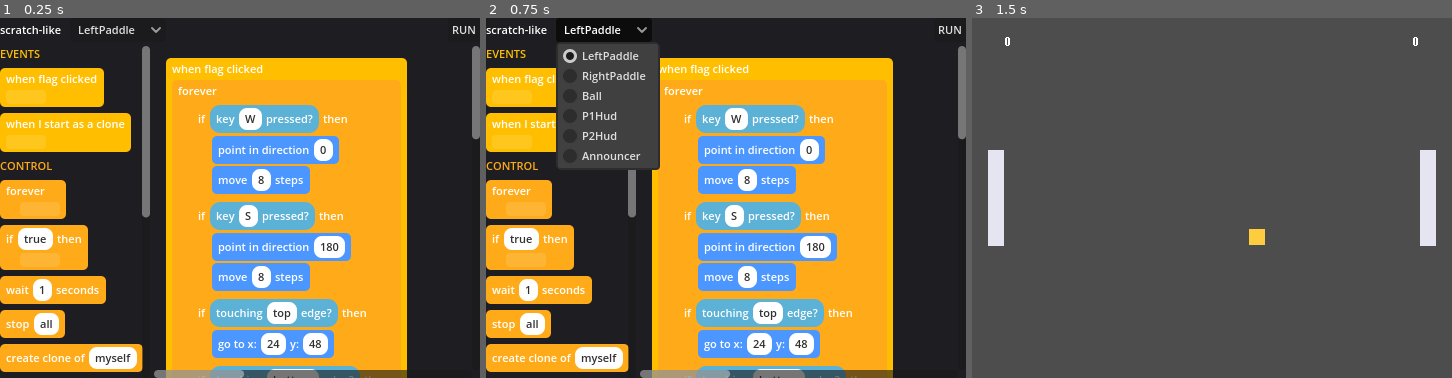
Above: before the commit, frames 1-3 (left to right).
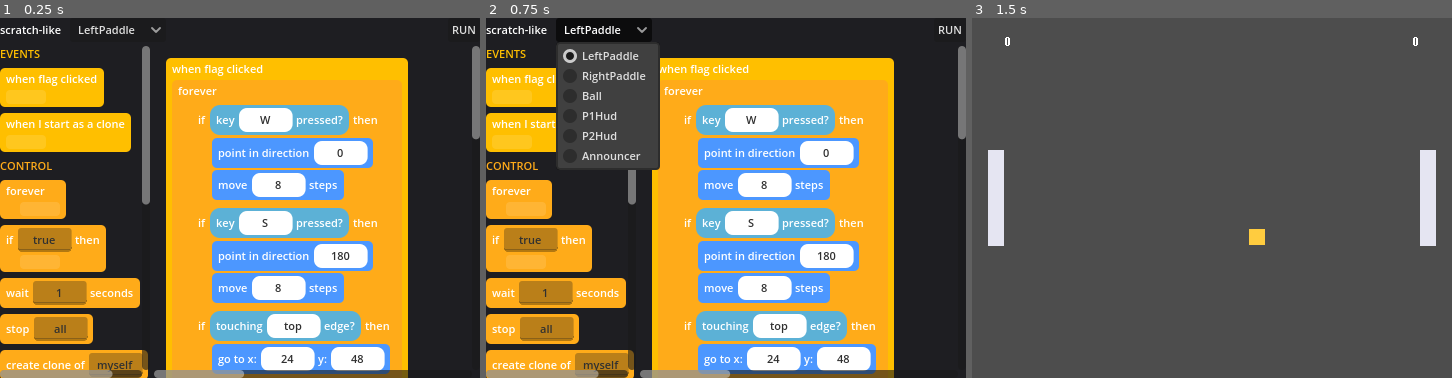
Above: after the commit, the same moments.

Repository: nedink/scratch-like
Game: Godot game, scene res://editor.tscn
Same seed, same stepped clock (60 frames per second), same inputs: the game is played once before the commit and once after it.
Inputs:
- Up to frame 1 (0.25 s): no input
- Up to frame 2 (0.75 s): click "LeftPaddle" at 0.5 s
- Up to frame 3 (1.5 s): click "RUN" at 1.25 s

The runs differ from the first frame. In frame 1, 23% of the frame differs, in the area x 0-85%, y 11-100%; in frame 2, 23%; in frame 3, nothing differs.

Commit message:
M12: edit a literal's value in place
Make each white literal field an editable text box, so inputs can be
changed (move {10} -> move {8}), not just which blocks are present. Small
because M9 made the block data canonical: editing a value is one more
mutation of the same arrays the runtime reads.

- block_view.gd: _literal_field becomes a LineEdit (was a static Label);
  build_input(inputs, key) stamps it with the live inputs dict + key so the
  canvas can write the typed value straight back. New coerce_literal() is
  type-directed (numeric slot keeps a number, bool maps true/false, else
  string) to match the interpreter — non-numeric text in a numeric slot
  stays a string, preserving the point_in_direction "bounce" sentinel.
- block_canvas.gd: _wire_literals connects each field's text_submitted/
  focus_exited to _commit_literal (coerce + write inputs[key] + normalize).
  _passthrough gained a keep_literals flag so fields stay MOUSE_FILTER_STOP
  (focusable) while blocks/ghost stay ignored. On press, _over_literal
  defers to the field; grabbing elsewhere calls gui_release_focus() to
  commit any active edit (also captures edits on RUN / sprite-switch).
- block_palette.gd: chip fields set editable=false (throwaway templates).

No new opcode, no data-model change; persistence (M10) and RUN carry the
edited inputs with no extra plumbing.

Co-Authored-By: Claude Opus 4.8 (1M context) <noreply@anthropic.com>

Diff:
--- a/scripts/block_canvas.gd
+++ b/scripts/block_canvas.gd
@@ -122,7 +122,8 @@
 		child.queue_free()
 	for stack in _stacks:
 		var ctrl := BlockView.build_stack(stack["blocks"])
-		_passthrough(ctrl)
+		_passthrough(ctrl, true)
+		_wire_literals(ctrl)
 		_layer.add_child(ctrl)
 		ctrl.position = stack["pos"]
 		ctrl.size = ctrl.get_combined_minimum_size()
@@ -130,11 +131,48 @@
 
 ## Make a rendered subtree transparent to mouse picking, so this canvas's _input sees
 ## presses over blocks (and the wheel still reaches the surrounding ScrollContainer).
-func _passthrough(node: Node) -> void:
+## When `keep_literals` is set (the on-canvas render), an editable literal field (M12) is
+## left interactive (MOUSE_FILTER_STOP) so it can take focus and clicks; everything else,
+## and the whole ghost subtree, is ignored.
+func _passthrough(node: Node, keep_literals := false) -> void:
 	if node is Control:
+		if keep_literals and node.has_meta("lit_key"):
+			(node as Control).mouse_filter = Control.MOUSE_FILTER_STOP
+			return  # a leaf field; leave it (and stop) interactive
 		(node as Control).mouse_filter = Control.MOUSE_FILTER_IGNORE
 	for child in node.get_children():
-		_passthrough(child)
+		_passthrough(child, keep_literals)
+
+
+## Wire each editable literal field (M12) in a freshly-rendered subtree to commit its
+## typed value back into the block data on Enter or focus loss. The fields carry the live
+## `inputs` dict + key as meta (stamped by BlockView), so committing is a direct write
+## into the same array the runtime reads — the editor-side echo of M9's splice-into-data.
+func _wire_literals(node: Node) -> void:
+	if node is LineEdit and node.has_meta("lit_key"):
+		var field := node as LineEdit
+		field.text_submitted.connect(_on_literal_submitted.bind(field))
+		field.focus_exited.connect(_commit_literal.bind(field))
+		return
+	for child in node.get_children():
+		_wire_literals(child)
+
+
+func _on_literal_submitted(_text: String, field: LineEdit) -> void:
+	_commit_literal(field)
+	field.release_focus()
+
+
+## Coerce the field's text to the slot's type and write it into the live block data, then
+## normalize the field to the stored value's display (so "8.0"/" 8 " settle to "8").
+func _commit_literal(field: LineEdit) -> void:
+	var inputs: Dictionary = field.get_meta("lit_inputs")
+	var key := String(field.get_meta("lit_key"))
+	var coerced: Variant = BlockView.coerce_literal(field.text, inputs.get(key))
+	inputs[key] = coerced
+	var normalized := BlockView._stringify(coerced)
+	if field.text != normalized:
+		field.text = normalized
 
 
 # --- Input -----------------------------------------------------------------
@@ -146,6 +184,12 @@
 func _input(event: InputEvent) -> void:
 	if event is InputEventMouseButton and event.button_index == MOUSE_BUTTON_LEFT:
 		if event.pressed and _state == _IDLE:
+			# A press on an editable literal field (M12) belongs to that field: let it
+			# fall through to GUI focus/editing rather than grabbing the block.
+			if _over_literal(event.position):
+				return
+			# Grabbing anything else commits whatever field was being edited.
+			get_viewport().gui_release_focus()
 			var hit := _block_at(event.position)
 			if not hit.is_empty():
 				_state = _PENDING
@@ -191,6 +235,24 @@
 		out.append(node)
 	for child in node.get_children():
 		_tagged_panels(child, out)
+	return out
+
+
+## True when a global point lands on an editable literal field (M12). The press handler
+## uses this to defer to the field instead of starting a block drag — a field is always
+## smaller than the block it sits in, so checking it first lets the inner widget win.
+func _over_literal(global_point: Vector2) -> bool:
+	for field in _literal_fields(_layer):
+		if (field as Control).get_global_rect().has_point(global_point):
+			return true
+	return false
+
+
+func _literal_fields(node: Node, out: Array = []) -> Array:
+	if node is LineEdit and node.has_meta("lit_key"):
+		out.append(node)
+	for child in node.get_children():
+		_literal_fields(child, out)
 	return out
 
 
--- a/scripts/block_palette.gd
+++ b/scripts/block_palette.gd
@@ -68,10 +68,14 @@
 
 
 ## Make a rendered chip transparent to mouse picking (cf. BlockCanvas._passthrough): our
-## _input still sees presses over it, and the wheel still scrolls the palette.
+## _input still sees presses over it, and the wheel still scrolls the palette. A chip's
+## literal fields (editable on the canvas — M12) are made non-editable here, since a chip
+## is a throwaway template; the real editing happens once it lands on the canvas.
 func _passthrough(node: Node) -> void:
 	if node is Control:
 		(node as Control).mouse_filter = Control.MOUSE_FILTER_IGNORE
+	if node is LineEdit:
+		(node as LineEdit).editable = false
 	for child in node.get_children():
 		_passthrough(child)
 
--- a/scripts/block_view.gd
+++ b/scripts/block_view.gd
@@ -53,7 +53,7 @@
 	"motion": Color("#4c97ff"),
 	"looks": Color("#9966ff"),
 	"sensing": Color("#5cb1d6"),
-	"variables": Color("#ff8c1a"),
+	"variables": Color("ff731aff"),
 	"operators": Color("#59c059"),
 	"unknown": Color("#7f7f7f"),
 }
@@ -189,12 +189,41 @@
 	return panel
 
 
-## Render one input value: a nested reporter dictionary -> a pill (build_reporter);
-## any literal (number / string / bool) -> a small white field.
-static func build_input(value: Variant) -> Control:
+## Render one input value, read from `inputs[key]`: a nested reporter dictionary ->
+## a pill (build_reporter); any literal (number / string / bool) -> a small white
+## **editable** field (M12). The literal field is stamped with the live `inputs` dict
+## + `key` so whoever wires editing (the canvas) can write the typed value straight
+## back into the data — `inputs` is a reference, so that write *is* the edit. (The
+## palette renders the same field but leaves it inert; only the canvas wires it.)
+static func build_input(inputs: Dictionary, key: String) -> Control:
+	var value: Variant = inputs.get(key)
 	if typeof(value) == TYPE_DICTIONARY and value.has("opcode"):
 		return build_reporter(value)
-	return _literal_field(_stringify(value))
+	var field := _literal_field(_stringify(value))
+	field.set_meta("lit_inputs", inputs)
+	field.set_meta("lit_key", key)
+	return field
+
+
+## Coerce a field's typed text back to a stored value, directed by the slot's previous
+## type so the interpreter sees what it expects (it `float()`s numeric inputs and
+## `String()`s text ones). A numeric slot keeps a number (int when whole); a bool slot
+## maps true/false; anything else stays a String — including non-numeric text typed into
+## a numeric slot, which keeps sentinels like point_in_direction's "bounce" expressible.
+static func coerce_literal(text: String, prev: Variant) -> Variant:
+	var t := text.strip_edges()
+	match typeof(prev):
+		TYPE_INT, TYPE_FLOAT:
+			if t.is_valid_float():
+				var f := t.to_float()
+				if is_finite(f) and f == floor(f):
+					return int(f)
+				return f
+			return t
+		TYPE_BOOL:
+			return t.to_lower() == "true"
+		_:
+			return t
 
 
 # --- Palette (M11) ---------------------------------------------------------
@@ -248,7 +277,7 @@
 			literal = ""
 			var close := template.find("}", i)
 			var key := template.substr(i + 1, close - i - 1)
-			row.add_child(build_input(inputs.get(key)))
+			row.add_child(build_input(inputs, key))
 			i = close + 1
 		else:
 			literal += template[i]
@@ -283,16 +312,25 @@
 	return slot
 
 
-## A literal input value: dark text on a small white rounded field.
-static func _literal_field(text: String) -> Control:
-	var panel := PanelContainer.new()
-	panel.add_theme_stylebox_override("panel", _box(Color.WHITE, 8))
-	panel.size_flags_vertical = Control.SIZE_SHRINK_CENTER
-	var label := Label.new()
-	label.text = text
-	label.add_theme_color_override("font_color", Color("#303030"))
-	panel.add_child(label)
-	return panel
+## A literal input value: dark text on a small white rounded field. As of M12 this is
+## an editable LineEdit (it was a static Label through M11) — the canvas wires its
+## text_submitted/focus_exited to write the typed value back into the block data; the
+## palette leaves it inert (mouse-ignored). It grows to fit its text and keeps a small
+## minimum width so an empty field is still clickable.
+static func _literal_field(text: String) -> LineEdit:
+	var field := LineEdit.new()
+	field.text = text
+	field.expand_to_text_length = true
+	field.alignment = HORIZONTAL_ALIGNMENT_CENTER
+	field.custom_minimum_size = Vector2(16, 0)
+	field.size_flags_vertical = Control.SIZE_SHRINK_CENTER
+	field.context_menu_enabled = false
+	field.add_theme_stylebox_override("normal", _box(Color.WHITE, 8))
+	field.add_theme_stylebox_override("focus", _box(Color("#fff4c2"), 8))
+	field.add_theme_color_override("font_color", Color("#303030"))
+	field.add_theme_color_override("font_uneditable_color", Color("#303030"))
+	field.add_theme_color_override("caret_color", Color("#303030"))
+	return field
 
 
 # --- Helpers ---------------------------------------------------------------
Not shown, changed: CLAUDE.md
